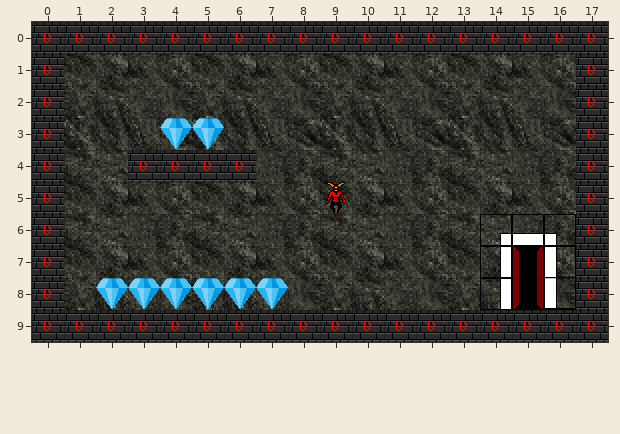
Tiled map: executables/LUDUMDARE/Ludum48/resources/levels/level2.tmx. Above, as it was before the edit.
Cells are 32x32 px. Shown: x 0..17, y 0..9.
After the commit:
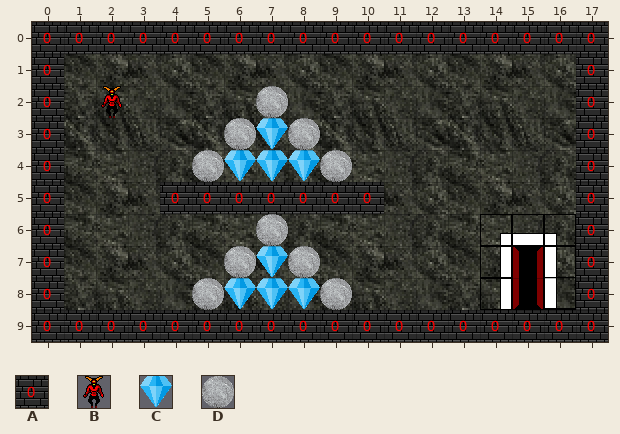
Key: from "tileset": A 0 "WALL", B 1 "PlayerStart", C 32 "diamond", D 34 "stone".
_ is an empty cell.
Difference:
Layer "Groupe 2/Groupe 1/Walls":
The author put tile A in row 5 at x 4 to 10.
Layer "Groupe 2/Groupe 1/GameObjects":
Tile A becomes tile C in row 4 at x 6.
The author put tile C in row 3 at x 7; in row 4 at x 7 to 8; in row 7 at x 7; in row 8 at x 8.
Tile A becomes tile D in row 4 at x 5.
Tile C becomes tile D in row 8 at x 5.
The author put tile D in row 2 at x 7; in row 3 at x 6 and 8; in row 4 at x 9; in row 6 at x 7; in row 7 at x 6 and 8; in row 8 at x 9.
Tile A is removed in row 4 at x 3 to 4.
Tile C is removed in row 3 at x 4 to 5; in row 8 at x 2 to 4.
Layer "Groupe 2/Groupe 1/PlayerAndCamera":
The author put tile B in row 2 at x 2.
Tile B is removed in row 5 at x 9.
Changed places in both pictures, as pixel boxes (x1, y1, x2, y2):
changed: (96, 86, 384, 310)
